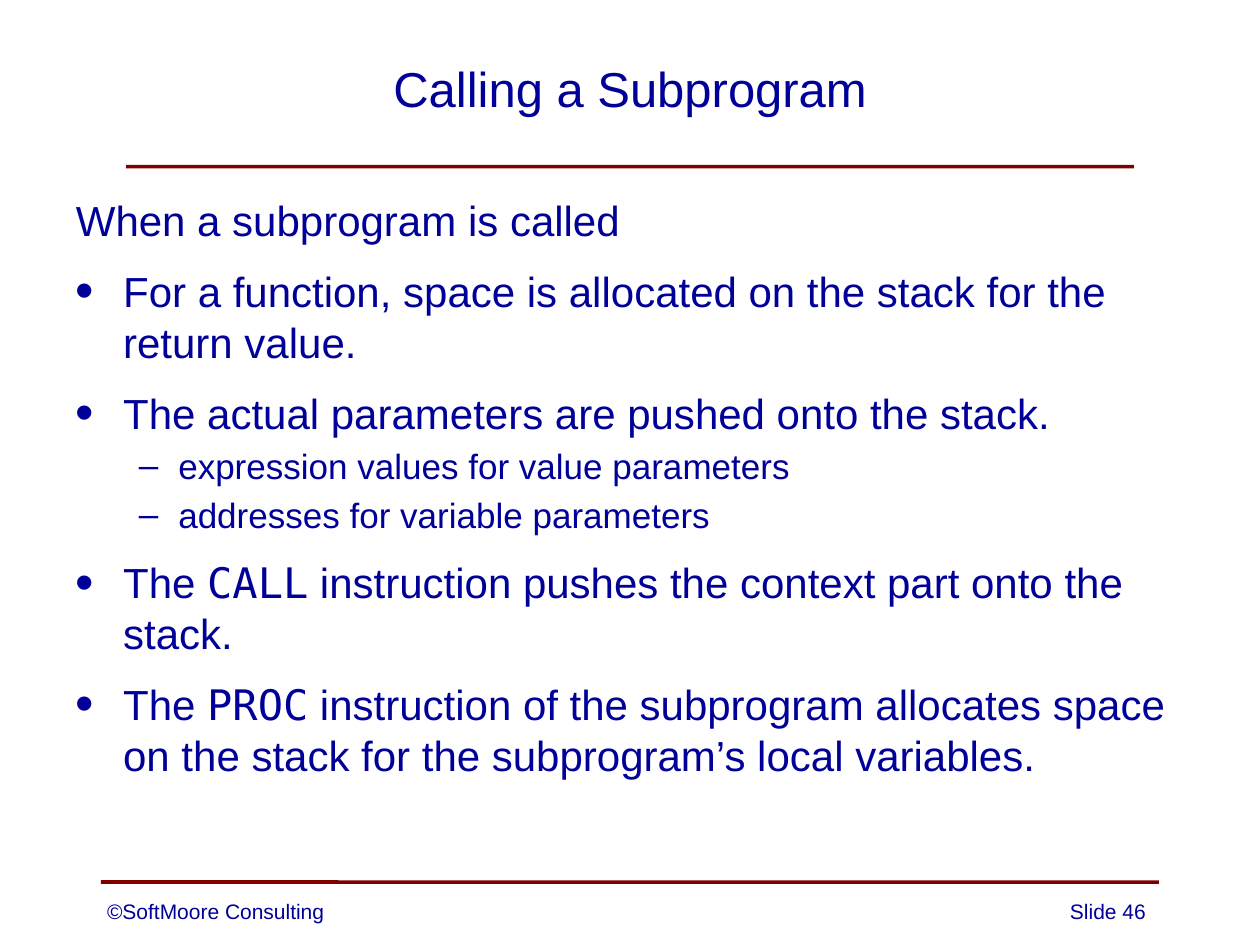
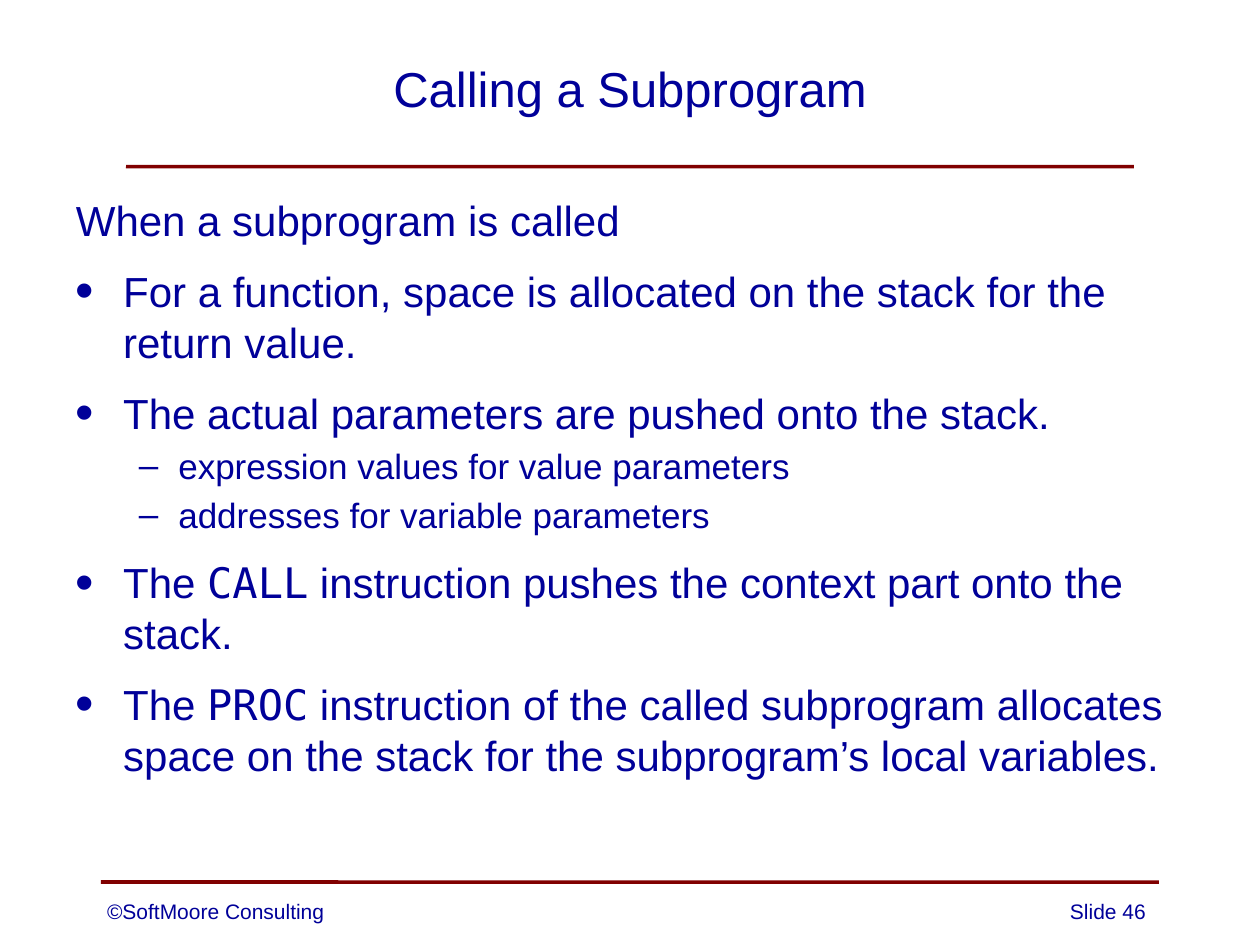
Before and after one commit to SoftMoore/CPRL-Kt-2nd, a slide deck: slide 46 of PowerPoints/13 - Subprograms.pptx. Drawn at 1260x945 pixels with LibreOffice and Linux fonts; fonts in the diff are those of the drawing. Boxes give left, top, right and bottom in pixels: in the first picture for what was removed or moved away, otherwise in the second. Text is boxed around its words. In the diff, an @@ line names an element or a change of style, - is before the commit and + after.

```diff
--- a/PowerPoints/13 - Subprograms.pptx
+++ b/PowerPoints/13 - Subprograms.pptx
@@ text at [123,688,1163,779]: text changed @@
-• The PROC instruction of the subprogram allocates space on the stack for the subprogram’s local variables.
+• The PROC instruction of the called subprogram allocates space on the stack for the subprogram’s local variables.
```
Also in this commit, not shown: 12 other slides changed, 9 other files.
